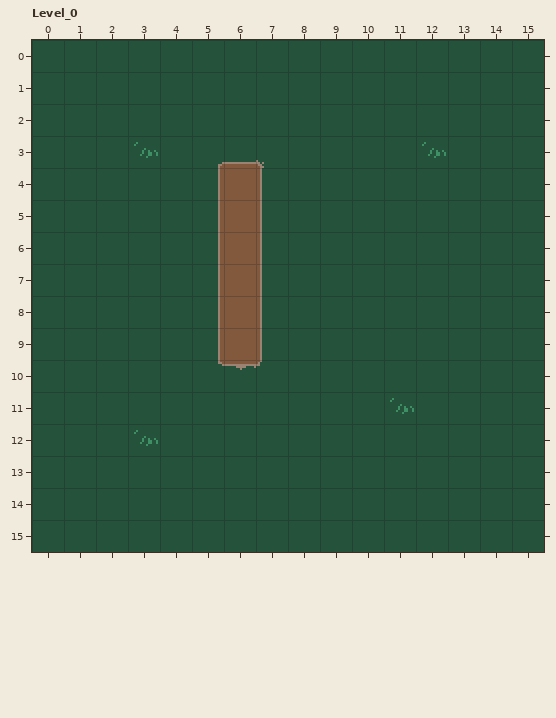
A LDtk project gets an edit: src/assets/firstlevel.ldtk. That is the earlier state.
Cells are 16x16 px. Shown: Level_0 x 0..15, y 0..15.
Now the later version:
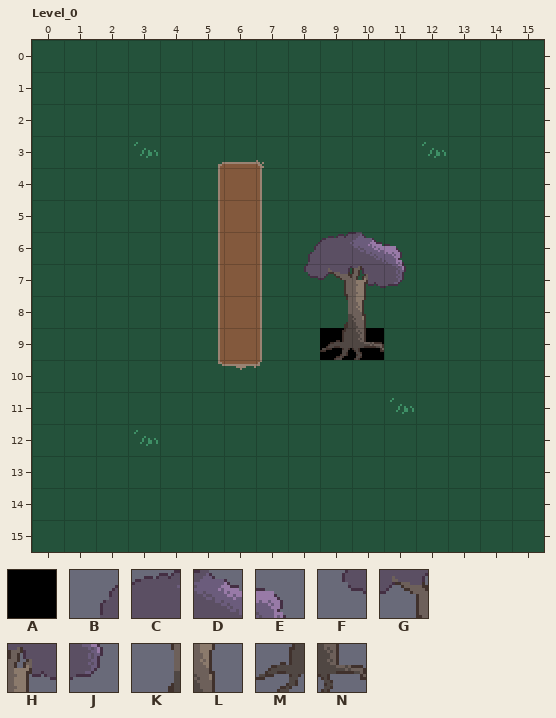
Key: from "Collision": A 1 "Solid"; from "Tilemap_trees": B 0, C 1, D 2, E 3, F 16, G 17, H 18, J 19, K 33, L 34, M 49, N 50.
_ is an empty cell.
Tiles of an added or newly shown layer are drawn over the layers below it.
Commit message: Add tree tilemap + add tree layer and collision layer to ldtk map
Diff:
Layer "Collision" (added):
There is now tile A in row 9 at x 9 to 10.
Layer "Trees" (added):
There is now tile B in row 6 at x 8.
There is now tile C in row 6 at x 9.
There is now tile D in row 6 at x 10.
There is now tile E in row 6 at x 11.
There is now tile F in row 7 at x 8.
There is now tile G in row 7 at x 9.
There is now tile H in row 7 at x 10.
There is now tile J in row 7 at x 11.
There is now tile K in row 8 at x 9.
There is now tile L in row 8 at x 10.
There is now tile M in row 9 at x 9.
There is now tile N in row 9 at x 10.
Changed places in both pictures, as pixel boxes (x1, y1, x2, y2):
added: (304, 232, 406, 360)
